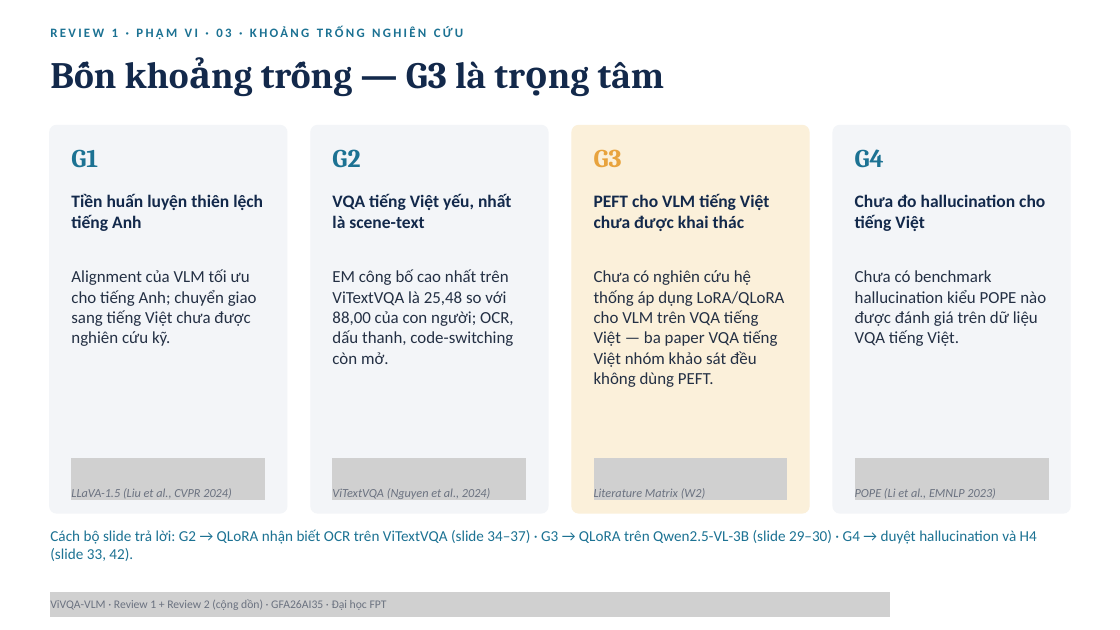
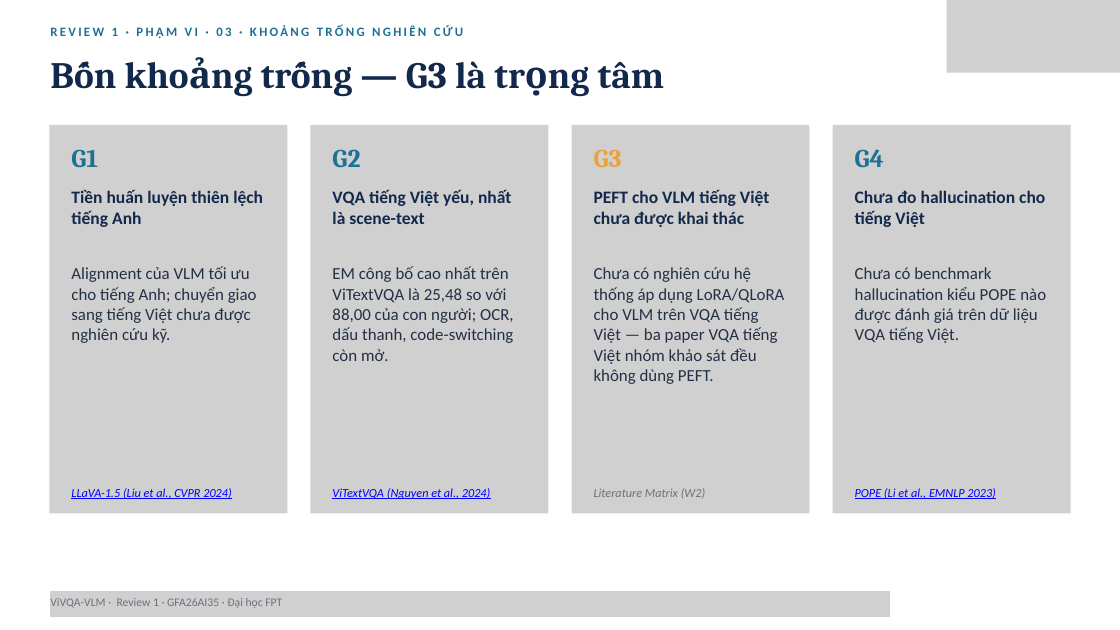
Before and after one commit to PLHGNAOH/ViVQA-VLM, a slide deck: slide 6 of docs/04_slides/cumulative/ViVQA-VLM_Review1-2_KLTN.pptx. Drawn at 1120x630 pixels with LibreOffice and Linux fonts; fonts in the diff are those of the drawing; grey boxes stand for pictures. Boxes give left, top, right and bottom in pixels: in the first picture for what was removed or moved away, otherwise in the second. Text is boxed around its words. In the diff, an @@ line names an element or a change of style, - is before the commit and + after.

```diff
--- a/docs/04_slides/cumulative/ViVQA-VLM_Review1-2_KLTN.pptx
+++ b/docs/04_slides/cumulative/ViVQA-VLM_Review1-2_KLTN.pptx
@@ picture added at [947, 0, 1120, 73] @@
@@ picture added at [49, 125, 287, 514] @@
@@ freeform shape removed at [50, 125, 287, 513] @@
@@ picture added at [310, 125, 548, 514] @@
@@ freeform shape removed at [311, 125, 548, 513] @@
@@ freeform shape removed at [572, 125, 809, 513] @@
@@ picture added at [572, 125, 810, 514] @@
@@ freeform shape removed at [833, 125, 1070, 513] @@
@@ picture added at [833, 125, 1071, 514] @@
@@ text "Tiền huấn luyện thiên lệch ...": place and size @@
-text "Tiền huấn luyện thiên lệch ..." at [71, 193, 263, 231]
+text "Tiền huấn luyện thiên lệch ..." at [71, 190, 263, 227]
@@ text "VQA tiếng Việt yếu, nhất ...": place and size @@
-text "VQA tiếng Việt yếu, nhất ..." at [332, 193, 511, 228]
+text "VQA tiếng Việt yếu, nhất ..." at [332, 190, 511, 224]
@@ text "PEFT cho VLM tiếng Việt ...": place and size @@
-text "PEFT cho VLM tiếng Việt ..." at [594, 193, 769, 231]
+text "PEFT cho VLM tiếng Việt ..." at [594, 190, 769, 227]
@@ text "Chưa đo hallucination cho tiếng ...": place and size @@
-text "Chưa đo hallucination cho tiếng ..." at [855, 194, 1045, 231]
+text "Chưa đo hallucination cho tiếng ..." at [855, 190, 1045, 227]
@@ picture added at [71, 457, 265, 500] @@
@@ picture added at [333, 457, 526, 500] @@
@@ picture added at [594, 457, 787, 500] @@
@@ text colour #6B7280 to #0000FF, underline on in 3 elements at [71, 488, 231, 499], [332, 488, 490, 499], [855, 488, 995, 499] @@
@@ picture added at [855, 457, 1048, 500] @@
@@ text removed at [50, 529, 1037, 561] @@
-Cách bộ slide trả lời: G2 → QLoRA nhận biết OCR trên ViTextVQA (slide 34–37) · G3 → QLoRA trên Qwen2.5-VL-3B (slide 29–30) · G4 → duyệt hallucination và H4 (slide 33, 42).
@@ text at [50, 598, 282, 608]: text changed @@
-ViVQA-VLM · Review 1 + Review 2 (cộng dồn) · GFA26AI35 · Đại học FPT
+ViVQA-VLM · Review 1 · GFA26AI35 · Đại học FPT
@@ picture added at [50, 591, 890, 613] @@
```
Also in this commit, not shown: 37 other slides changed, 4 slides added, 6 slides removed, 3 other files.
